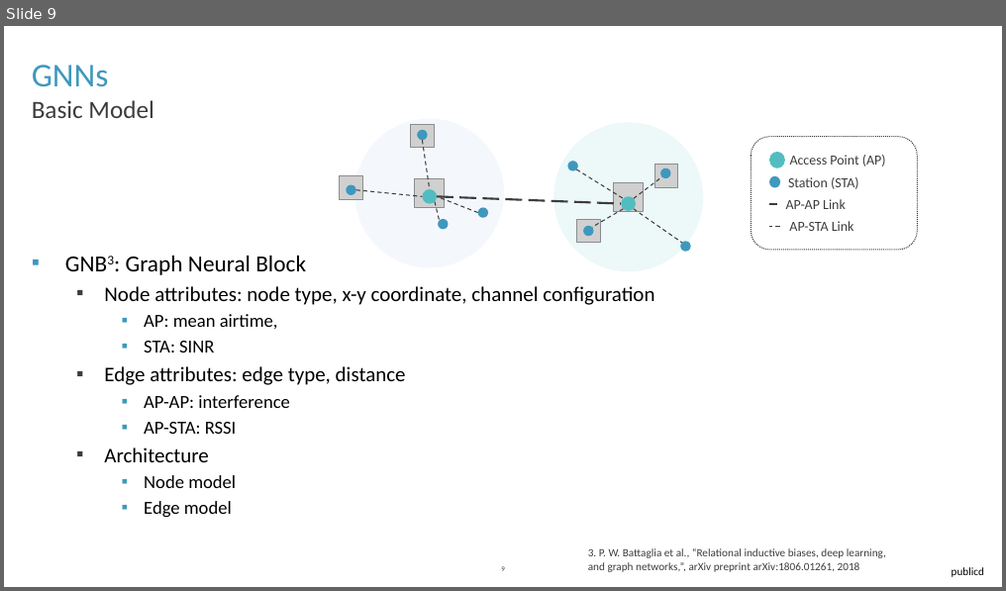
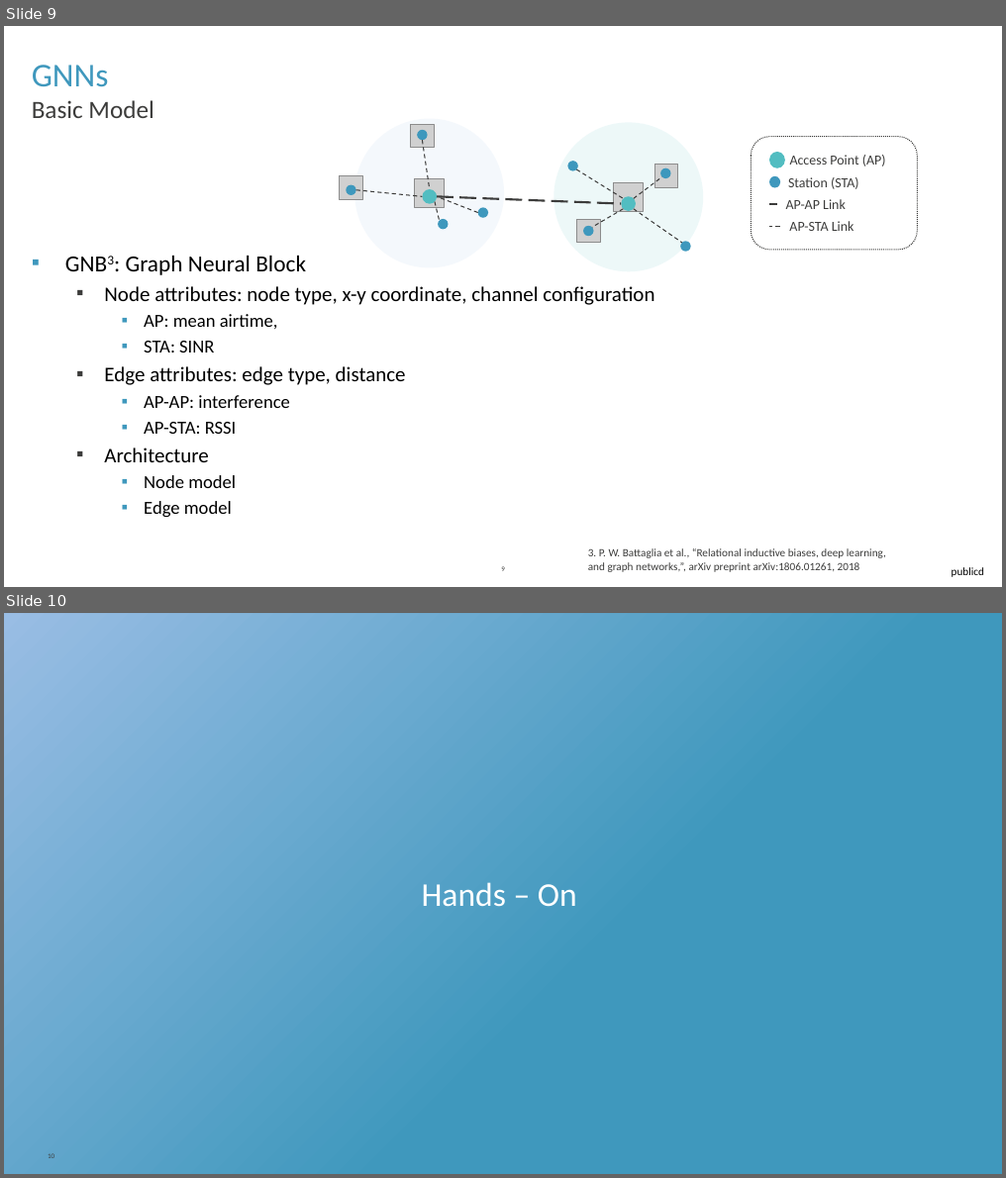
Before and after one commit to psotoarenas/gnn-tutorial, a slide deck: presentations/3 - NDT with GNN.pptx. Shown one above the other, each under a label of ours: slide 9 before the commit, slides 9 and 10 after it. The pictures are 1006x591 and 1006x1178 pixels, drawn with LibreOffice and Linux fonts; fonts in the diff are those of the drawing; grey boxes stand for pictures; background and template pictures are left out. Boxes give left, top, right and bottom in pixels: in the first picture for what was removed or moved away, otherwise in the second. Text is boxed around its words. In the diff, an @@ line names an element or a change of style, - is before the commit and + after.

```diff
--- a/presentations/3 - NDT with GNN.pptx
+++ b/presentations/3 - NDT with GNN.pptx
@@ slide 10 added at bbox=[4, 613, 1002, 1174], background gradient #99BDE4 to #3F98BD @@
@@ title added at bbox=[422, 882, 577, 906], 24 pt, text #FFFFFF @@
+Hands – On
@@ page number added at bbox=[48, 1154, 54, 1158], 5 pt, text #3C3C3B @@
+10
```
Also in this commit, not shown: 1 other slide added, 2 other files.
